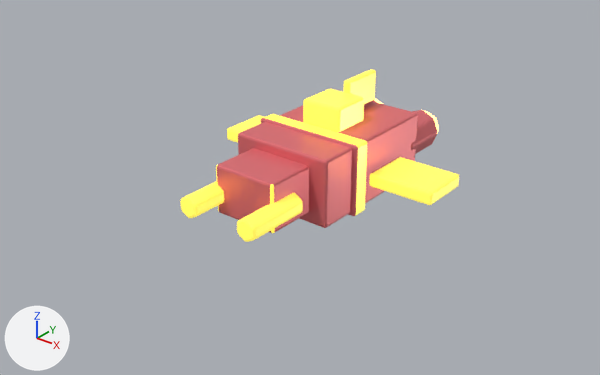
A saved change to the FBX model Assets/Resources/Art/Import/Enemy_Gunner.fbx.
One viewpoint serves both versions: a camera (50 mm lens) standing at (4.67, -6.23, 3.43) and looking at (0.14, -0.57, -0.08). The axes (+X, +Y, +Z) are drawn at lower left. The lights are the same throughout. The picture after the commit comes second. Where no turn or scale is listed for an object, it has been applied to the vertices.

The older version as bpy lines, for what is in view:
```python
me_cube_006 = bpy.data.meshes.new('Cube.006')
me_cube_006.from_pydata(...)  # 1008 vertices, 962 faces; spans x -1.3..1.3, y -1.6..1.43, z -0.38..0.73
# faces by material slot: [447, 303, 212]
me_cube_006.materials.append(mat_mat_enemy)  # red #ed767c
me_cube_006.materials.append(mat_mat_enemy_accent)  # yellow #ffed59, glowing yellow #ffe759
me_cube_006.materials.append(mat_mat_enemy_glow)  # orange #ffa06c, glowing orange #ffaa59
ob_enemy_gunner = bpy.data.objects.new('Enemy_Gunner', me_cube_006)
ob_enemy_gunner.location = (0.0, 0.0, 0.0)
```
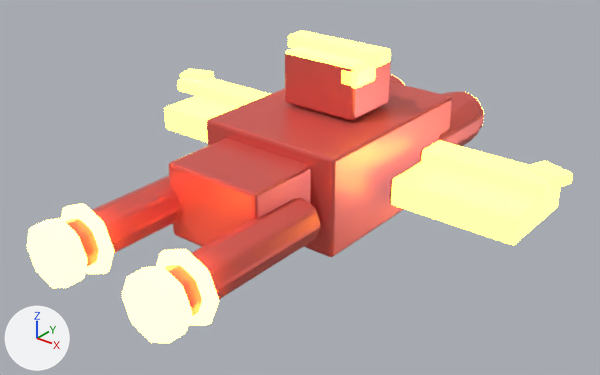
Location of each change, (x1, y1, x2, y2) in pixels of the pictures (600 x 375 px; the box of a moved part takes in the faces that stretch with it):
'Enemy_Gunner', reshaped (95% wider, 80% taller): before (180, 69, 459, 242); after (27, 30, 573, 343)
part 1 of me_cube_006, moved or reshaped: before (238, 102, 418, 228); after (207, 82, 452, 257)
part 2 of me_cube_006, moved or reshaped: before (216, 148, 309, 233); after (169, 138, 311, 247)
part 3 of me_cube_006, moved or reshaped (mostly hidden before): before (375, 98, 383, 104); after (27, 219, 87, 288)
part 4 of me_cube_006, moved or reshaped (mostly hidden before): before (425, 111, 439, 131); after (122, 266, 192, 343)
part 5 of me_cube_006, moved or reshaped: before (227, 115, 264, 143); after (164, 96, 235, 143)
part 6 of me_cube_006, moved or reshaped: before (369, 157, 459, 205); after (390, 162, 561, 245)
part 7 of me_cube_006, added: after (177, 77, 270, 108)
part 8 of me_cube_006, added: after (420, 140, 552, 198)
part 9 of me_cube_006, moved or reshaped: before (303, 89, 364, 132); after (285, 46, 391, 121)
part 10 of me_cube_006, deleted: before (180, 69, 438, 242)
part 11 of me_cube_006, added: after (61, 30, 484, 326)
part 12 of me_cube_006, added: after (180, 69, 214, 80)
part 13 of me_cube_006, added (yellow): after (526, 161, 573, 189)

What changed in the scene script:
```text
Change me_cube_006:
    remove me_cube_006.from_pydata(...)  # 1008 vertices, 962 faces; spans x -1.3..1.3, y -1.6..1.43, z -0.38..0.73
    remove me_cube_006.materials.append(mat_mat_enemy)  # red #ed767c
    remove me_cube_006.materials.append(mat_mat_enemy_accent)  # yellow #ffed59, glowing yellow #ffe759
    remove me_cube_006.materials.append(mat_mat_enemy_glow)  # orange #ffa06c, glowing orange #ffaa59
    add me_cube_006.from_pydata(...)  # 2016 vertices, 1918 faces; spans x -2.4..2.4, y -2.95..2.1, z -0.5..1.17
    me_cube_006 part 1: the loose piece of 56 vertices spanning x -0.55..0.55, y -0.7..0.9, z -0.35..0.35 is scaled about its middle by (1.41, 1.31, 1.43), then moved by (0.0, 0.05, 0.0), in mat_mat_buft_gunner (red #e76159)
    me_cube_006 part 2: the loose piece of 56 vertices spanning x -0.35..0.35, y -1.22..-0.67, z -0.25..0.25 is scaled about its middle by (1.51, 1.46, 1.51), then moved by (0.0, -0.3, 0.0), in mat_mat_buft_gunner (red #e76159)
    me_cube_006 part 3: the loose piece of 112 vertices spanning x -0.52..-0.17, y 1.27..1.43, z -0.18..0.18 is scaled about its middle by (1.69, 1.34, 1.7), then moved by (-0.25, -4.2, -0.05), in mat_mat_buft_gunnerg (orange #ffad3f, glowing orange #ffb850)
    me_cube_006 part 4: the loose piece of 112 vertices spanning x 0.17..0.52, y 1.27..1.43, z -0.18..0.18 is scaled about its middle by (1.69, 1.34, 1.7), then moved by (0.25, -4.2, -0.05), in mat_mat_buft_gunnerg (orange #ffad3f, glowing orange #ffb850)
    me_cube_006 part 5: the loose piece of 56 vertices spanning x -1.3..-0.6, y -0.08..0.47, z -0.12..0.02 is scaled about its middle by (1.88, 1.75, 2.16), then moved by (-0.6, 0.1, 0.0)
    me_cube_006 part 6: the loose piece of 56 vertices spanning x 0.6..1.3, y -0.08..0.47, z -0.12..0.02 is scaled about its middle by (1.88, 1.75, 2.16), then moved by (0.6, 0.1, 0.0)
    me_cube_006 part 7: the loose piece of 56 vertices spanning x -1.3..-0.6, y -0.08..0.47, z -0.12..0.02 is copied, and the copy is scaled about its middle by (1.81, 0.602, 0.938), then moved by (-0.7, 0.1, 0.3); it spans x -2.28..-1.02, y 0.13..0.48, z 0.18..0.32
    me_cube_006 part 8: the loose piece of 56 vertices spanning x 0.6..1.3, y -0.08..0.47, z -0.12..0.02 is copied, and the copy is scaled about its middle by (1.81, 0.602, 0.938), then moved by (0.7, 0.1, 0.3); it spans x 1.02..2.28, y 0.13..0.48, z 0.18..0.32
    me_cube_006 part 9: the loose piece of 56 vertices spanning x -0.22..0.22, y -0.07..0.38, z 0.3..0.6 is scaled about its middle by (1.93, 1.46, 1.89), then moved by (0.0, 0.05, 0.35)
    me_cube_006 part 10: 6 loose pieces with 504 vertices, spanning x -0.6..0.6, y -1.6..1.32, z -0.38..0.73, are deleted
    me_cube_006 part 11: 1288 vertices added at x -0.93..0.93, y -2.8..2.1, z -0.38..1.17
    me_cube_006 part 12: 56 vertices added at x -2.4..-2.0, y 0.23..0.57, z 0.24..0.36
    me_cube_006 part 13: 56 vertices added at x 2.0..2.4, y 0.23..0.57, z 0.24..0.36
    add me_cube_006.materials.append(mat_mat_buft_gunner)  # red #e76159
    add me_cube_006.materials.append(mat_mat_buft_gunnera)  # yellow #fff63f, glowing yellow #fff961
    add me_cube_006.materials.append(mat_mat_buft_gunnerg)  # orange #ffad3f, glowing orange #ffb850
```
